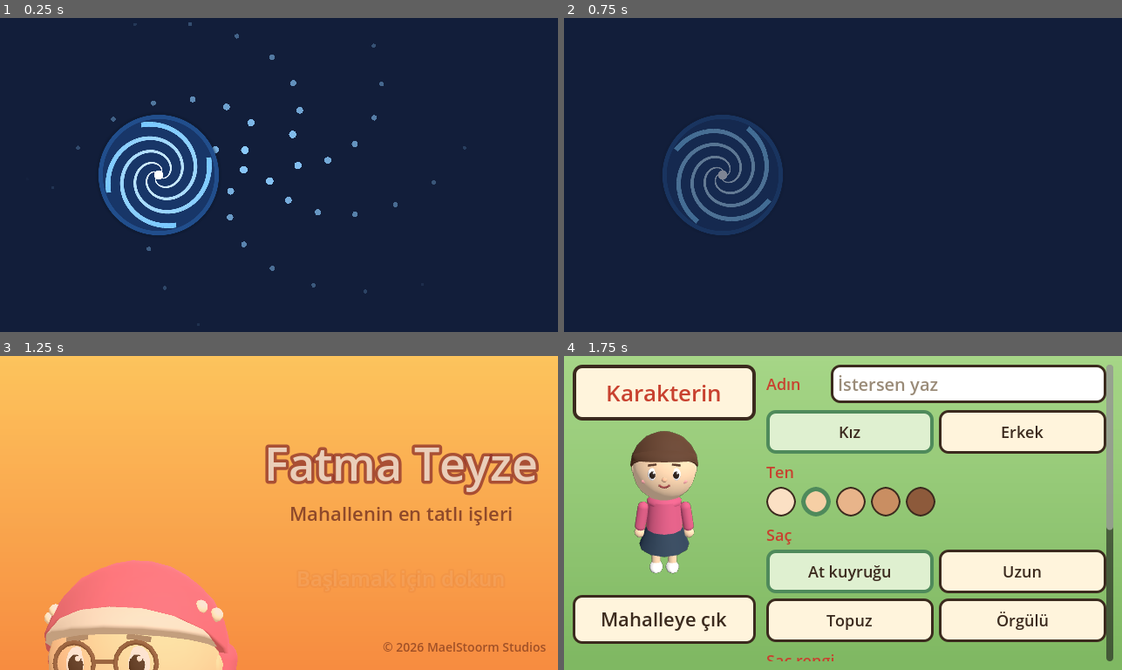
Above: before the commit, frames 1-4 (two rows, left to right).
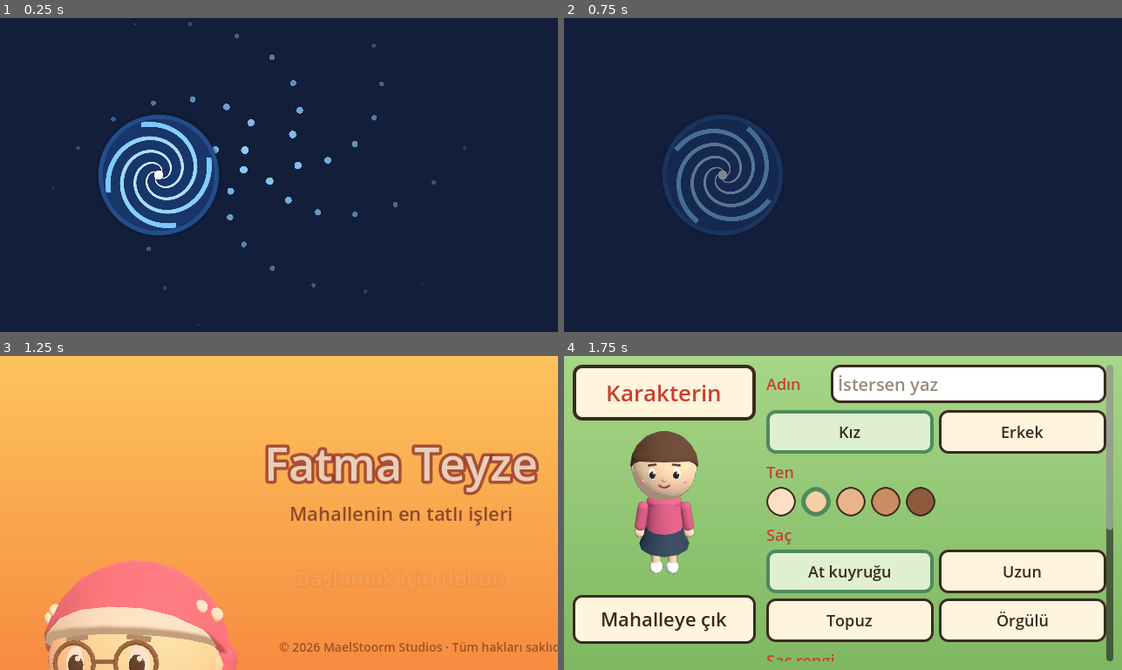
Above: after the commit, the same moments.

Repository: MaelStoorm/teyze-1
Game: Godot game, scene res://scenes/main.tscn
Same seed, same stepped clock (60 frames per second), same inputs: the game is played once before the commit and once after it.
Inputs (mouse positions are in pixels of both pictures, inside the frame that each line leads up to):
- Up to frame 1 (0.25 s): no input
- Up to frame 2 (0.75 s): click (736, 297) at 0.5 s
- Up to frame 3 (1.25 s): no input
- Up to frame 4 (1.75 s): click (803, 635) at 1.25 s

Frames 1-2 are identical in both runs. In frame 3, 0.7% of the frame differs, in the area x 50-100%, y 91-95%; in frame 4, nothing differs.

Commit message:
Fatma Teyze Egemen'e (MaelStoorm Studios) aittir: Tüm hakları saklıdır
LICENSE (Türkçe ve İngilizce), README'de telif bölümü, açılış ekranında ve
Ayarlar'da telif satırı. Albüm kartı artık açılış ekranının üstüne çıkmıyor.

Diff:
--- a/scripts/main.gd
+++ b/scripts/main.gd
@@ -887,7 +887,8 @@
 	_world_check -= delta
 	if _world_check <= 0.0:
 		_world_check = 3.0
-		if game == null and world.visible and tutorial_step < 0 and GameState.settings["tutorial"]:
+		var splash_on := get_children().any(func(c): return c is Splash)  # açılış ekranının üstüne çıkmasın
+		if game == null and world.visible and not splash_on and tutorial_step < 0 and GameState.settings["tutorial"]:
 			var ph := Mahalle3D.phase_now()
 			var got := false
 			if ph == "sabah":
@@ -1183,11 +1184,11 @@
 	GameState.streak = 3
 	_show_daily_gift_test(5)
 	await _shot(dir, "1_takvim")
-	get_child(get_child_count() - 1).call("_close")
+	get_children().filter(func(c): return c is Takvim)[-1].call("_close")
 	GameState.streak = 7
 	_show_daily_gift_test(12, "kilim")
 	await _shot(dir, "1_takvim_7")
-	get_child(get_child_count() - 1).call("_close")
+	get_children().filter(func(c): return c is Takvim)[-1].call("_close")
 	GameState.streak = 1
 	tutorial_step = 4
 	_tutorial(TUTORIAL.size())
--- a/scripts/minigames/settings.gd
+++ b/scripts/minigames/settings.gd
@@ -36,6 +36,8 @@
 	reset_button = UI.button("Oyunu sıfırla", _reset, 20)
 	reset_button.add_theme_color_override("font_color", UI.ACCENT)
 	box.add_child(reset_button)
+	var own := UI.label("Fatma Teyze\n© 2026 Egemen, MaelStoorm Studios\nTüm hakları saklıdır.", 15, Color("8a6a4a"), true)
+	box.add_child(own)
 
 
 ## Yazı boyutu kaydırma çubuğu: sürüklerken örnek yazı büyür, bırakınca uygulanır.
--- a/scripts/splash.gd
+++ b/scripts/splash.gd
@@ -195,7 +195,7 @@
 	_tap_label.add_theme_constant_override("outline_size", 8)
 	v.add_child(_tap_label)
 	var foot := Label.new()
-	foot.text = "© 2026 MaelStoorm Studios"
+	foot.text = "© 2026 MaelStoorm Studios · Tüm hakları saklıdır"
 	foot.horizontal_alignment = HORIZONTAL_ALIGNMENT_RIGHT
 	foot.anchor_left = 0.5
 	foot.anchor_right = 0.98
Not shown, added: LICENSE
Not shown, changed: README.md
